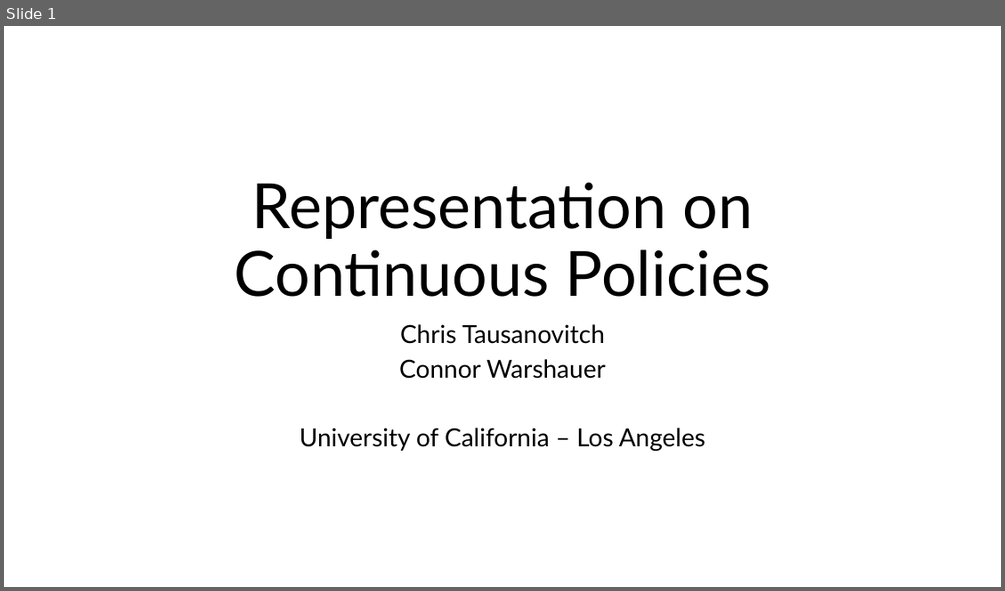
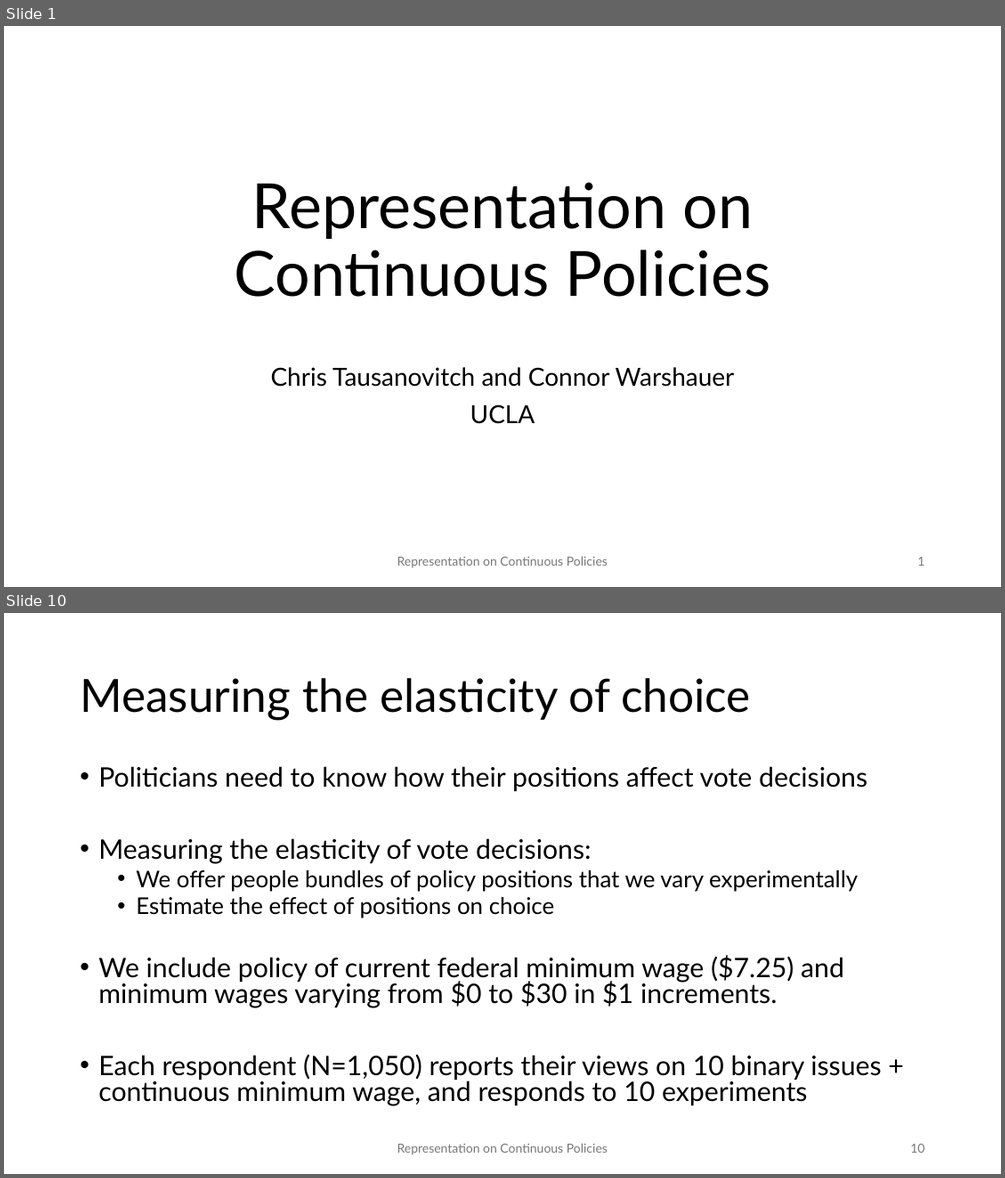
Before and after one commit to ctausanovitch/ctausanovitch.github.io, a slide deck: minwage.pptx. Shown one above the other, each under a label of ours: slide 1 before the commit, slides 1 and 10 after it; the slides between them are not shown. The pictures are 1005x591 and 1005x1178 pixels, drawn with LibreOffice and Linux fonts; fonts in the diff are those of the drawing. Boxes give left, top, right and bottom in pixels: in the first picture for what was removed or moved away, otherwise in the second. Text is boxed around its words. In the diff, an @@ line names an element or a change of style, - is before the commit and + after.

```diff
--- a/minwage.pptx
+++ b/minwage.pptx
@@ slide 10 added at [4, 613, 1001, 1174], background #FFFFFF @@
@@ title added at [80, 678, 751, 720], 44 pt, text #000000 @@
+Measuring the elasticity of choice
@@ text added at [98, 766, 881, 1106], 25.9 pt, text #000000 @@
+• Politicians need to know how their positions affect vote decisions
+• Measuring the elasticity of vote decisions:
+  • We offer people bundles of policy positions that we vary experimentally
+  • Estimate the effect of positions on choice
+• We include policy of current federal minimum wage ($7.25) and minimum wages varying from $0 to $30 in $1 increments.
+• Each respondent (N=1,050) reports their views on 10 binary issues + continuous minimum wage, and responds to 10 experiments
@@ text added at [397, 1143, 607, 1155], 12 pt, text #797979 @@
+Representation on Continuous Policies
@@ page number added at [910, 1143, 924, 1152], 12 pt, text #797979 @@
+10
@@ slide 1 changed as well @@
@@ subtitle at [271, 367, 735, 424]: text changed @@
-Chris Tausanovitch
-Connor Warshauer
-University of California – Los Angeles
+Chris Tausanovitch and Connor Warshauer
+UCLA
@@ text added at [397, 556, 607, 568], 12 pt, text #797979 @@
+Representation on Continuous Policies
@@ page number added at [917, 556, 924, 565], 12 pt, text #797979 @@
+1
```
Also in this commit, not shown: 1 other slide changed, 35 other slides added, 17 slides removed, 1 other file.
